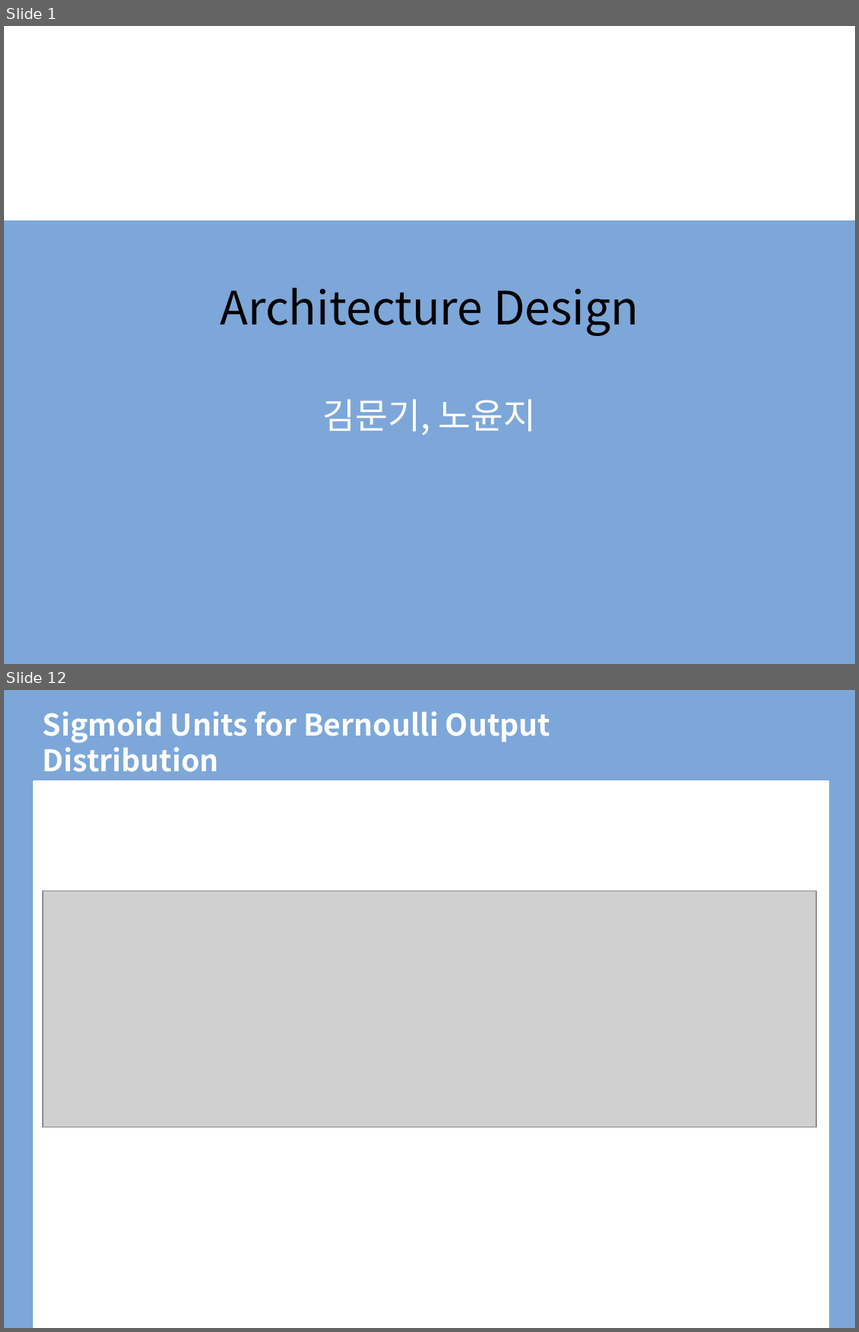
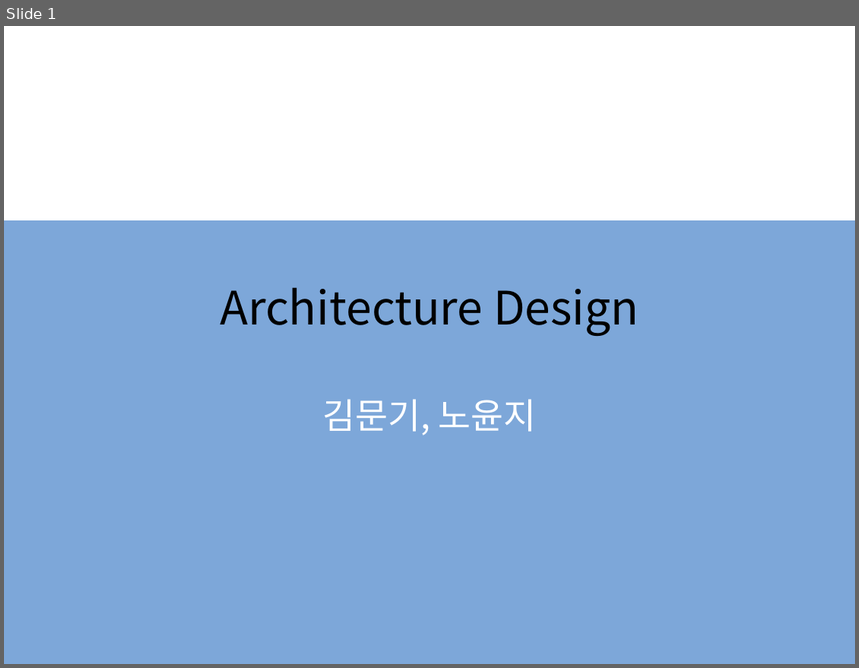
Before and after one commit to BLINK-ONCE/Storage, a slide deck: files/presentation/ppt/6.4 Architecture Design.pptx. Shown one above the other, each under a label of ours: slides 1 and 12 before the commit, slide 1 after it; the slides between them are not shown. The pictures are 859x1332 and 859x668 pixels, drawn with LibreOffice and Linux fonts; fonts in the diff are those of the drawing; grey boxes stand for pictures; background and template pictures are left out. Boxes give left, top, right and bottom in pixels: in the first picture for what was removed or moved away, otherwise in the second. Text is boxed around its words. In the diff, an @@ line names an element or a change of style, - is before the commit and + after.

```diff
--- a/files/presentation/ppt/6.4 Architecture Design.pptx
+++ b/files/presentation/ppt/6.4 Architecture Design.pptx
@@ slide 12 removed at [4, 690, 855, 1328], background #FFFFFF @@
@@ rectangle removed at [4, 690, 855, 1328] @@
@@ title removed at [43, 711, 550, 772] @@
-Sigmoid Units for Bernoulli Output Distribution
@@ rectangle removed at [34, 781, 828, 1328] @@
@@ picture removed at [42, 891, 816, 1128] @@
```
Also in this commit, not shown: 6 slides changed, 6 slides added, 19 other slides removed, 1 other file.
